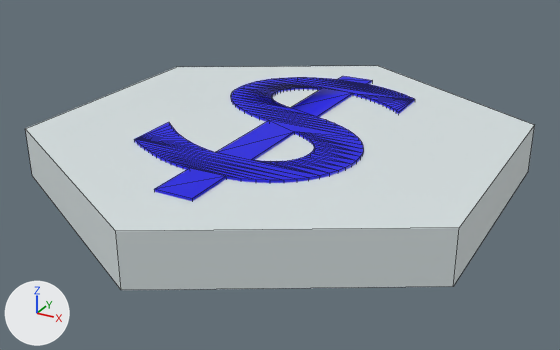
Two versions of the FBX model Assets/3D Models/money-temple.fbx, one commit apart.
Camera for both pictures: a 50 mm lens placed at (1.38, -2.521, 1.152), pointed at (0.022, -0.053, -0.082). Every picture has the same lights, and +X, +Y and +Z are marked at lower left. Mesh edges are drawn as thin lines. Where no turn or scale is listed for an object, it has been applied to the vertices.

The first picture shows 'Temple.001|$|Dupli|', 'Temple.001|Cylinder|Dupli|1'.
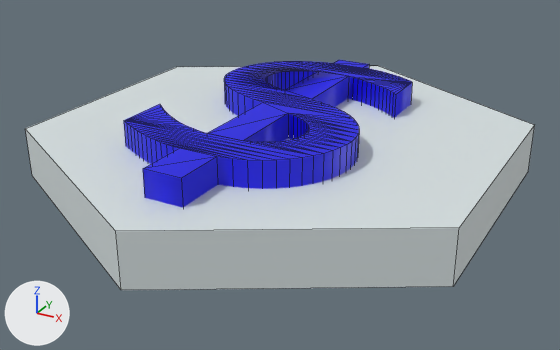
Changed parts and their boxes [x1, y1, x2, y2] in the pictures (560 x 350 px):
'$', added (blue)
    after: [124, 60, 412, 207]
'Temple.001|$|Dupli|', deleted (blue)
    before: [134, 76, 415, 201]

The change, as a list of edits to the scene's bpy script:
```text
Add me_text_1:
    me_text_1.from_pydata(...)  # 312 vertices, 472 faces; spans x -0.405..0.407, y -0.8..0.657, z -0.099..0.099
    me_text_1.materials.append(mat_icon)  # blue #0a00e7
Remove ob_temple_001___dupli:
    ob_temple_001___dupli = bpy.data.objects.new('Temple.001|$|Dupli|', me_text)
    ob_temple_001___dupli.location = (0.0, 0.0, 0.01)
Add ob_x:
    ob_x = bpy.data.objects.new('$', me_text_1)
    ob_x.location = (0.0, 0.02, 0.1)
```
